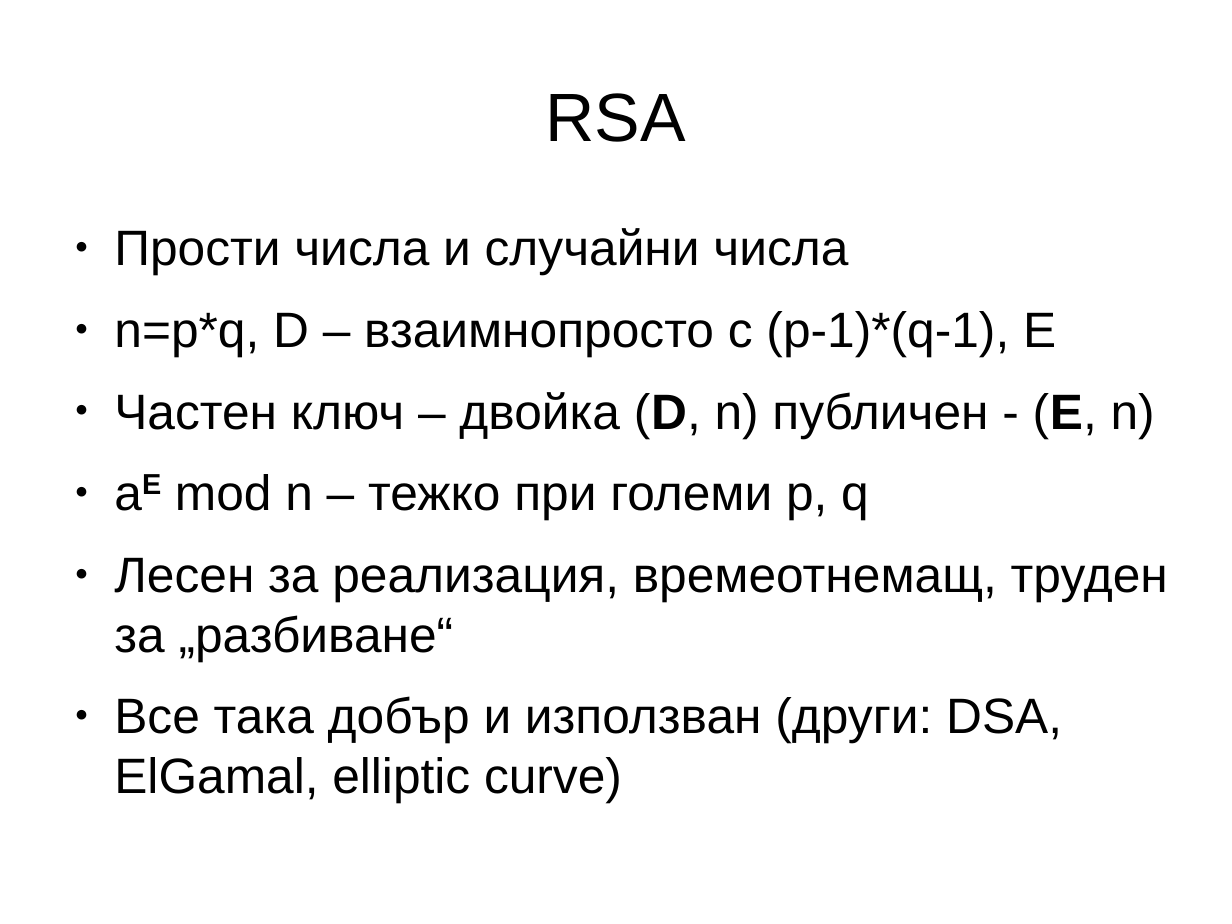
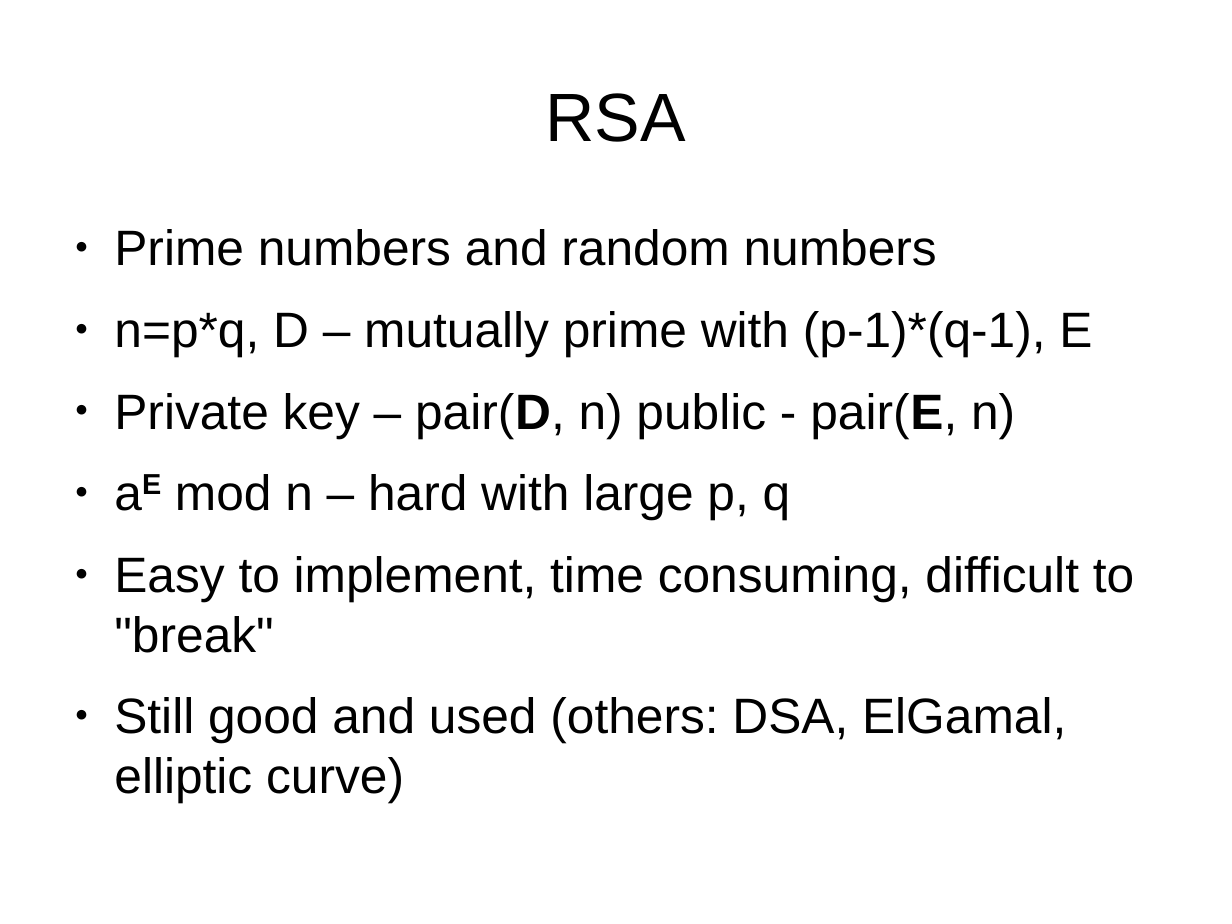
Before and after one commit to hackman/netsec1, a slide deck: slide 37 of presentations/cryptography.odp. Drawn at 1232x924 pixels with LibreOffice and Linux fonts; fonts in the diff are those of the drawing. Boxes give left, top, right and bottom in pixels: in the first picture for what was removed or moved away, otherwise in the second. Text is boxed around its words. In the diff, an @@ line names an element or a change of style, - is before the commit and + after.

```diff
--- a/presentations/cryptography.odp
+++ b/presentations/cryptography.odp
@@ text at (114, 229, 1134, 802): text changed @@
-● Прости числа и случайни числа
-● n=p*q, D – взаимнопросто с (p-1)*(q-1), E
-● Частен ключ – двойка (D, n) публичен - (E, n)
-● aE mod n – тежко при големи p, q
-● Лесен за реализация, времеотнемащ, труден за „разбиване“
-● Все така добър и използван (други: DSA, ElGamal, elliptic curve)
+● Prime numbers and random numbers
+● n=p*q, D – mutually prime with (p-1)*(q-1), E
+● Private key – pair(D, n) public - pair(E, n)
+● aE mod n – hard with large p, q
+● Easy to implement, time consuming, difficult to "break"
+● Still good and used (others: DSA, ElGamal, elliptic curve)
```
Also in this commit, not shown: 31 other slides changed, 8 slides added, 8 slides removed.
